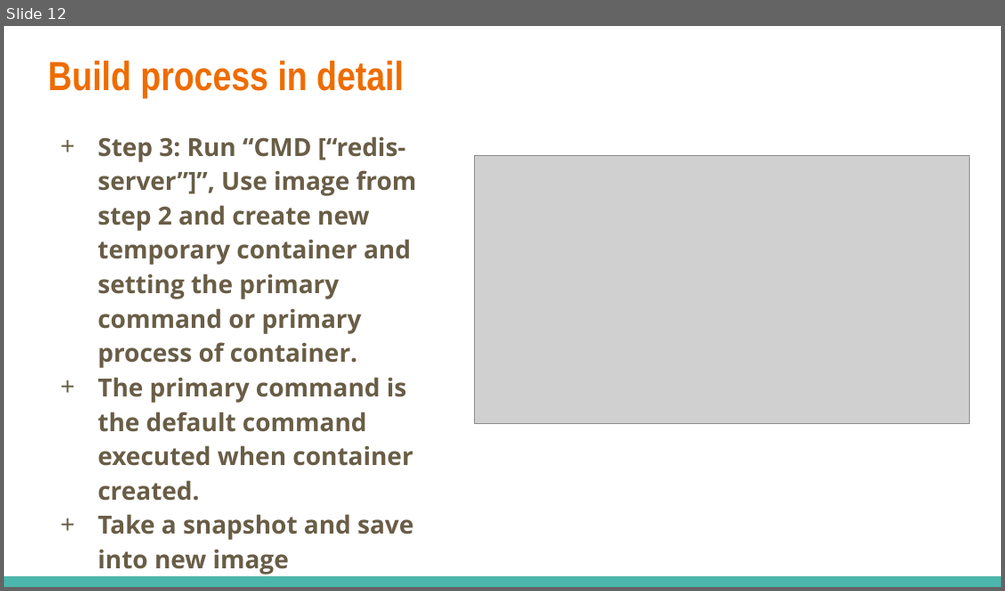
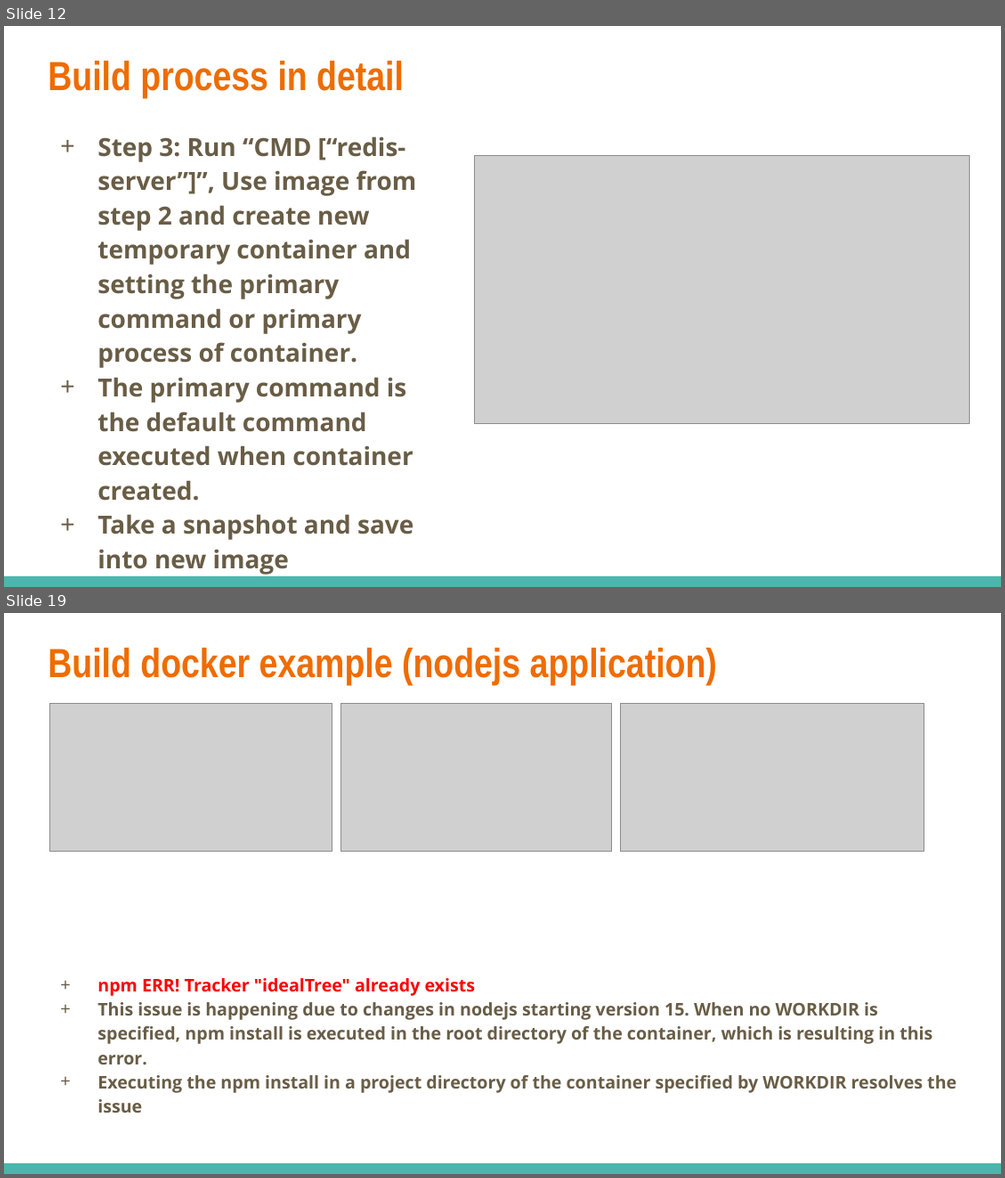
Before and after one commit to dinhhung09138/Learning-Example, a slide deck: Docker - 03 - Build a Custom Images Through Docker.pptx. Shown one above the other, each under a label of ours: slide 12 before the commit, slides 12 and 19 after it; the slides between them are not shown. The pictures are 1005x591 and 1005x1178 pixels, drawn with LibreOffice and Linux fonts; fonts in the diff are those of the drawing; grey boxes stand for pictures. Boxes give left, top, right and bottom in pixels: in the first picture for what was removed or moved away, otherwise in the second. Text is boxed around its words. In the diff, an @@ line names an element or a change of style, - is before the commit and + after.

Commit message:
Build docker example

```diff
--- a/Docker - 03 - Build a Custom Images Through Docker.pptx
+++ b/Docker - 03 - Build a Custom Images Through Docker.pptx
@@ slide 19 added at (4, 613, 1001, 1174), background #FFFFFF; not listed: 1 template element that a slide beside it also shows @@
@@ title added at (48, 648, 717, 685), 29.4 pt, text #EF6C00, bold @@
+Build docker example (nodejs application)
@@ picture added at (50, 704, 332, 852) @@
@@ picture added at (341, 704, 612, 852) @@
@@ picture added at (620, 704, 924, 852) @@
@@ text added at (97, 978, 956, 1112), 12.6 pt, text #695D46, bold @@
++ npm ERR! Tracker "idealTree" already exists
++ This issue is happening due to changes in nodejs starting version 15. When no WORKDIR is specified, npm install is executed in the root directory of the container, which is resulting in this error.
++ Executing the npm install in a project directory of the container specified by WORKDIR resolves the issue
```
Also in this commit, not shown: 1 slide changed, 13 other slides added, 3 other files.
